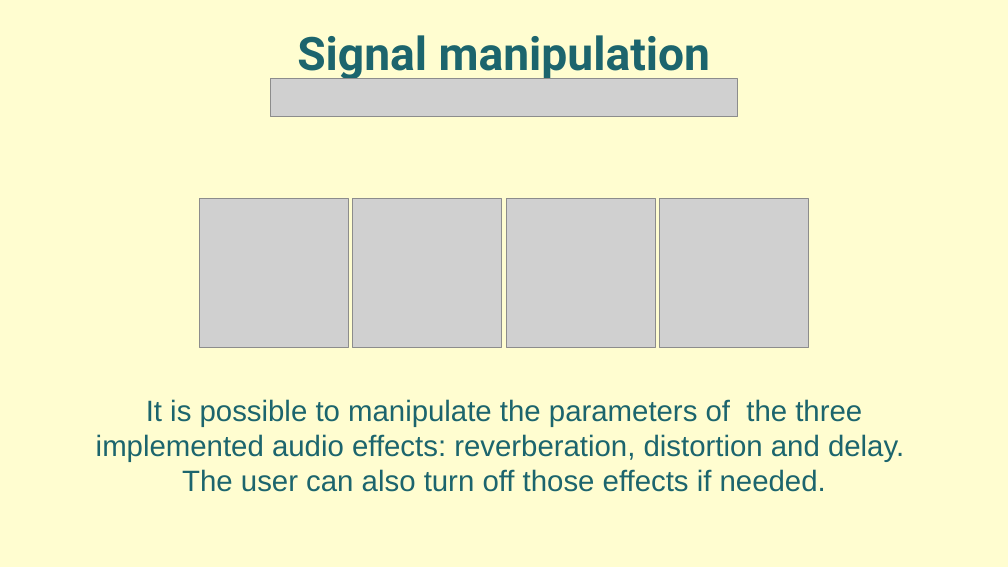
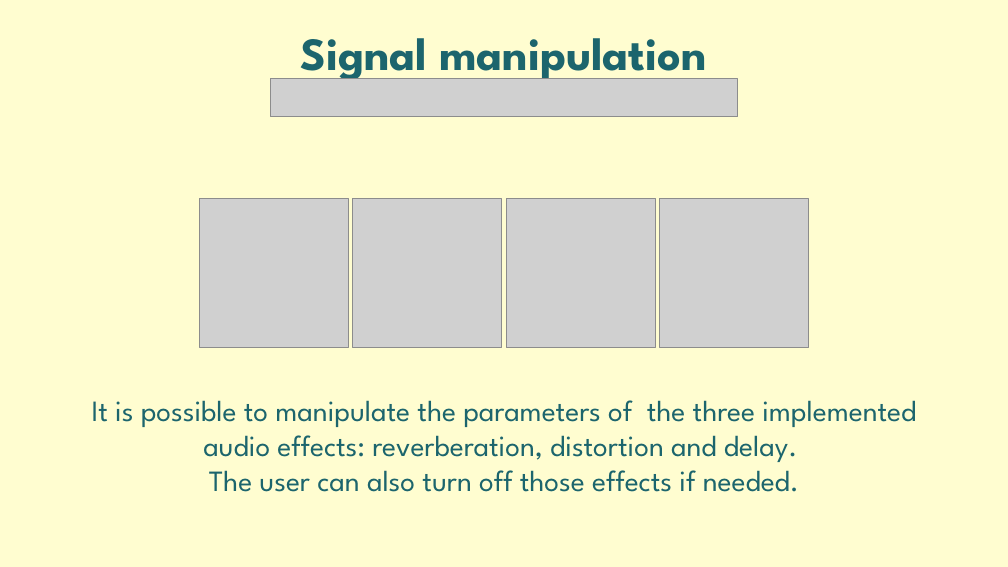
Before and after one commit to Ciorpy/G.A.I.A.-CMLS-2025, a slide deck: slide 24 of GAIA.pptx. Drawn at 1008x567 pixels with LibreOffice and Linux fonts; fonts in the diff are those of the drawing; grey boxes stand for pictures. Boxes give left, top, right and bottom in pixels: in the first picture for what was removed or moved away, otherwise in the second. Text is boxed around its words. In the diff, an @@ line names an element or a change of style, - is before the commit and + after.

```diff
--- a/GAIA.pptx
+++ b/GAIA.pptx
@@ text "Signal manipulation" at [301, 38, 706, 84]: font Roboto to League Spartan @@
@@ text "It is possible to manipulate ..." at [92, 400, 916, 492]: font Arial to League Spartan @@
```
Also in this commit, not shown: 29 other slides changed.
